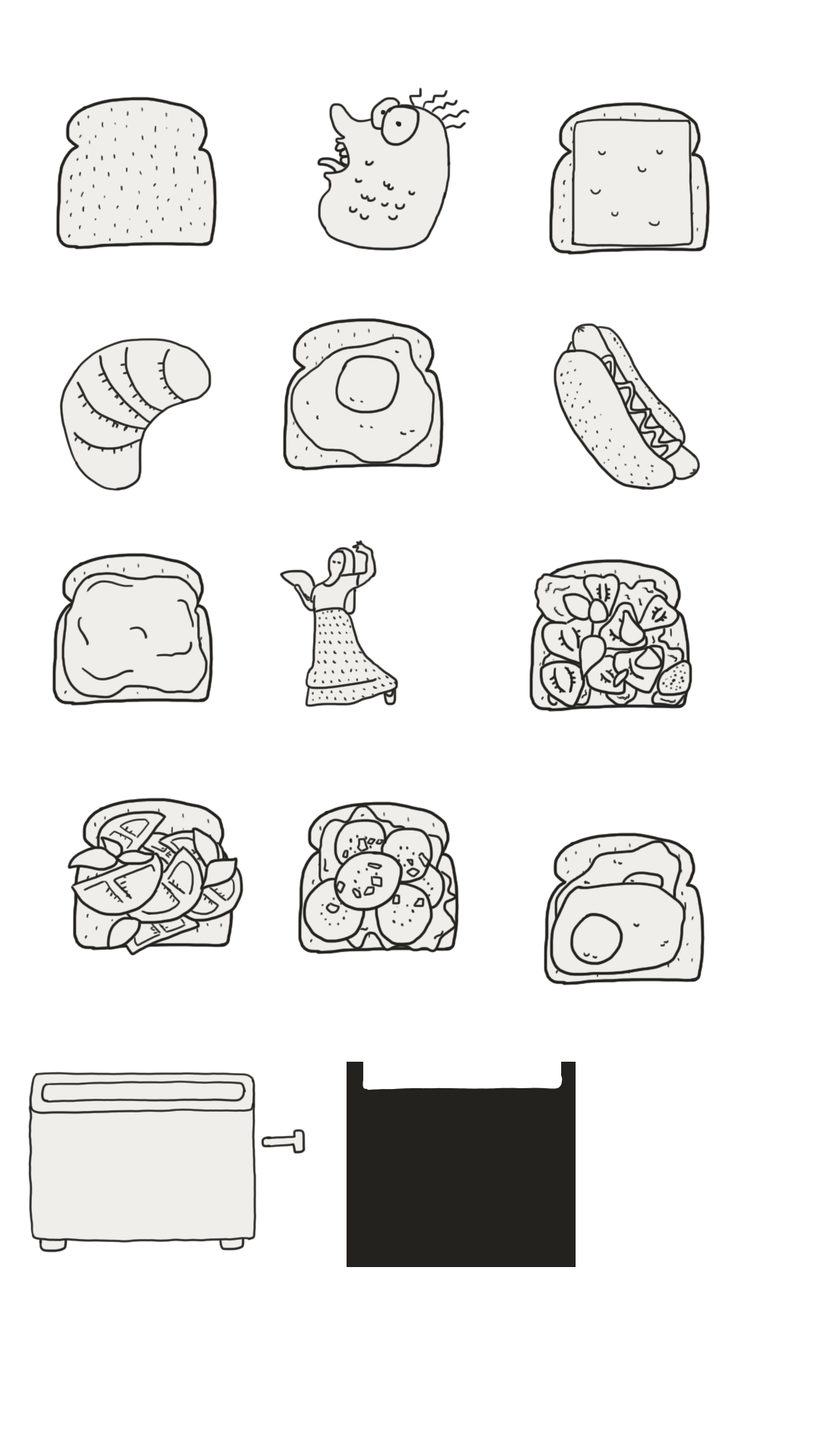
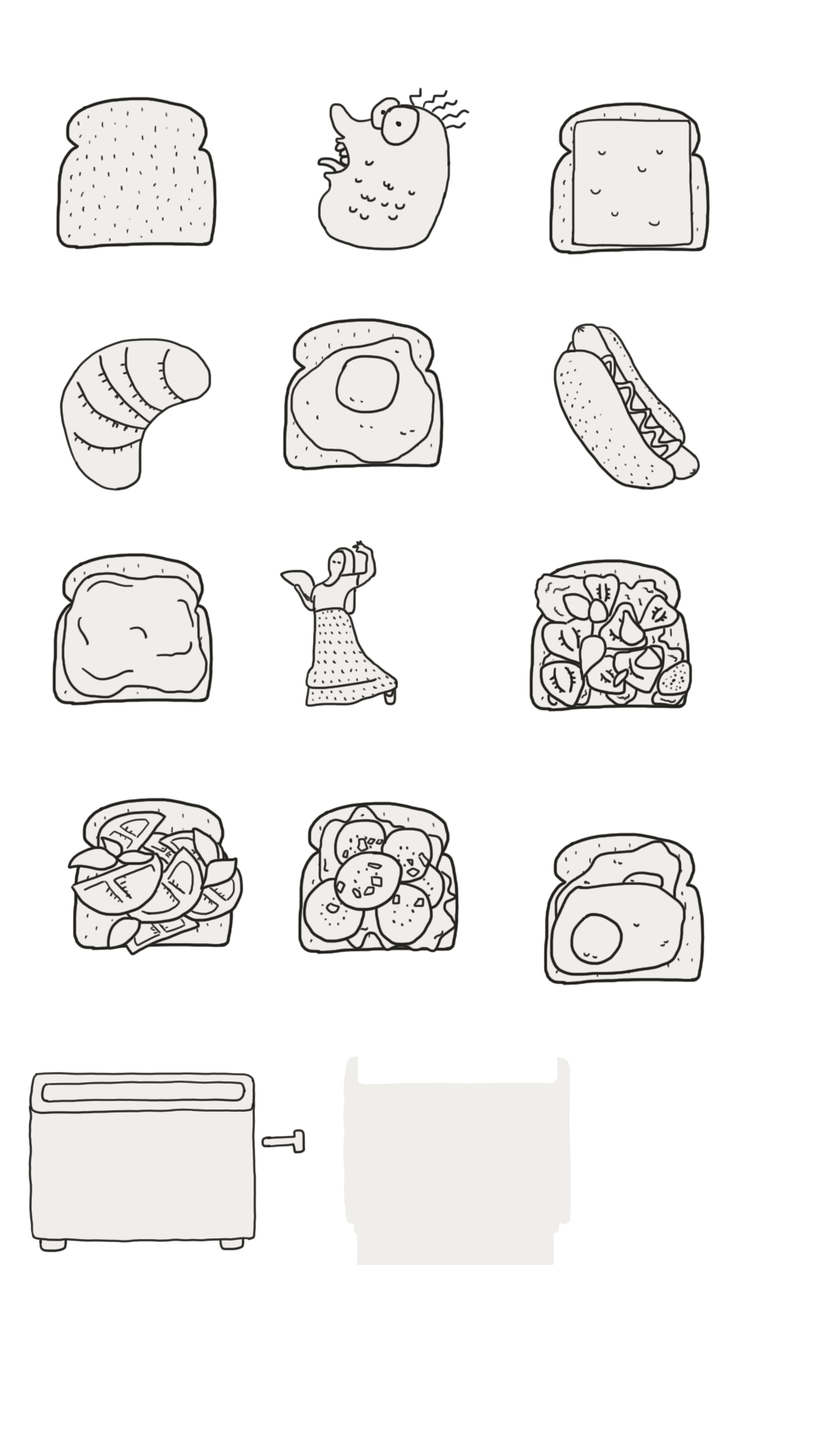
Layer changes from the first (819, 1455) image to the second:
painted on "Layer 9" over [346, 1061, 576, 1268]
renamed "Layer 8" to "Layer 13", painted on it over [342, 1056, 576, 1266]
